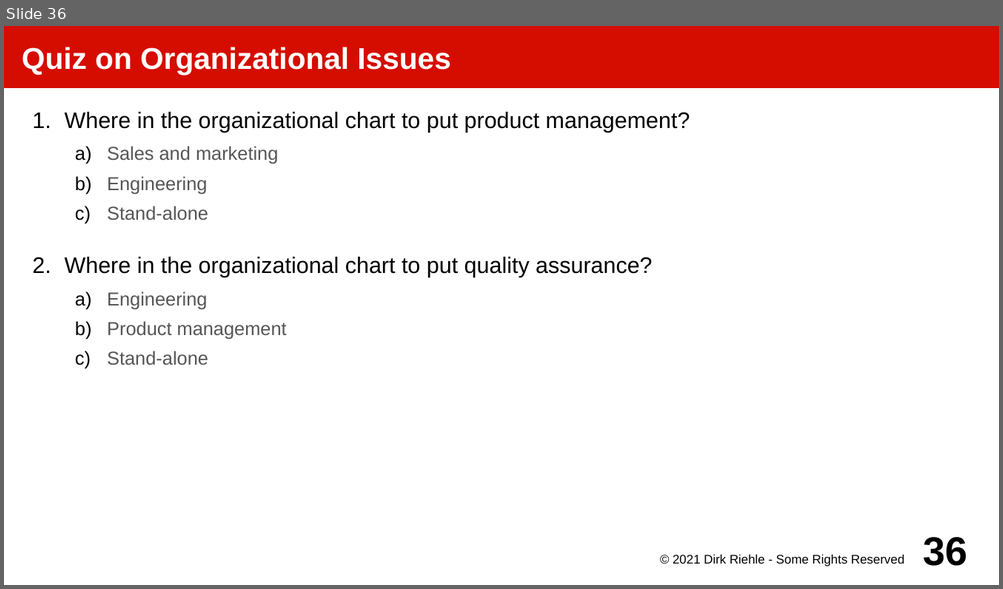
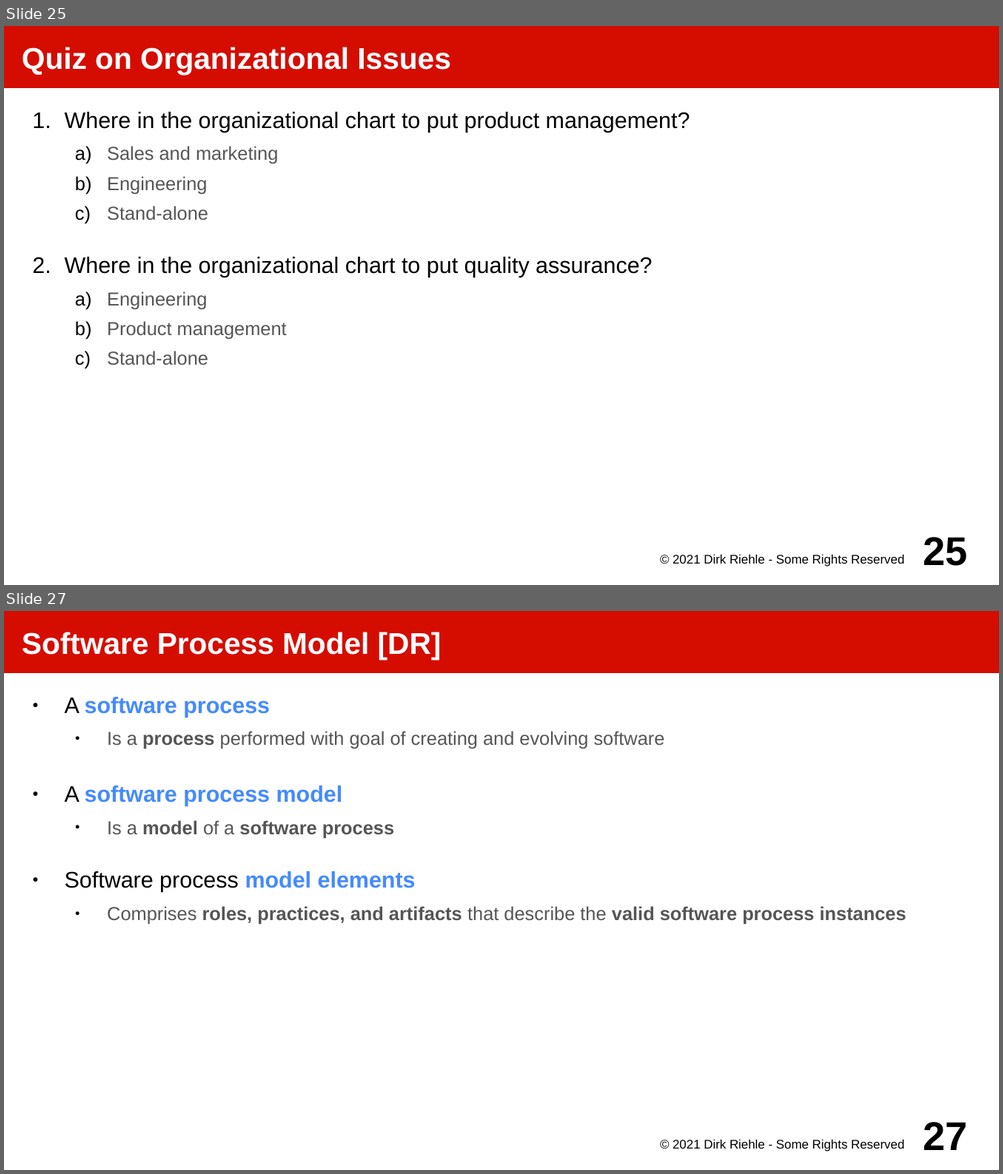
Before and after one commit to dirkriehle/amos-course, a slide deck: Lecture slides/AMOS C01 - Software Processes.odp. Shown one above the other, each under a label of ours: slide 36 before the commit, slides 25 and 27 after it; the slides between them are not shown. The pictures are 1003x589 and 1003x1174 pixels, drawn with LibreOffice and Linux fonts; fonts in the diff are those of the drawing. Boxes give left, top, right and bottom in pixels: in the first picture for what was removed or moved away, otherwise in the second. Text is boxed around its words. In the diff, an @@ line names an element or a change of style, - is before the commit and + after.

```diff
--- a/Lecture slides/AMOS C01 - Software Processes.odp
+++ b/Lecture slides/AMOS C01 - Software Processes.odp
@@ slide 27 added at [4, 611, 999, 1170], background #FFFFFF @@
@@ title added at [4, 611, 999, 673], fill #D50D01, 24 pt, text #FFFFFF, bold @@
+Software Process Model [DR]
@@ text added at [65, 697, 906, 924], 15 pt, text #555555, bold @@
+● A software process
+  ● Is a process performed with goal of creating and evolving software
+● A software process model
+  ● Is a model of a software process
+● Software process model elements
+  ● Comprises roles, practices, and artifacts that describe the valid software process instances
@@ text added at [672, 1139, 904, 1152], 10 pt, text #000000 @@
+© 2021 Dirk Riehle - Some Rights Reserved
@@ page number added at [923, 1122, 967, 1150], 32 pt, text #000000, bold @@
+27
@@ what was slide 36 is now slide 25 @@
@@ page number at [923, 537, 967, 566]: text changed @@
-36
+25
```
Also in this commit, not shown: 12 slides changed, 19 other slides added, 7 slides removed, 18 other files.
